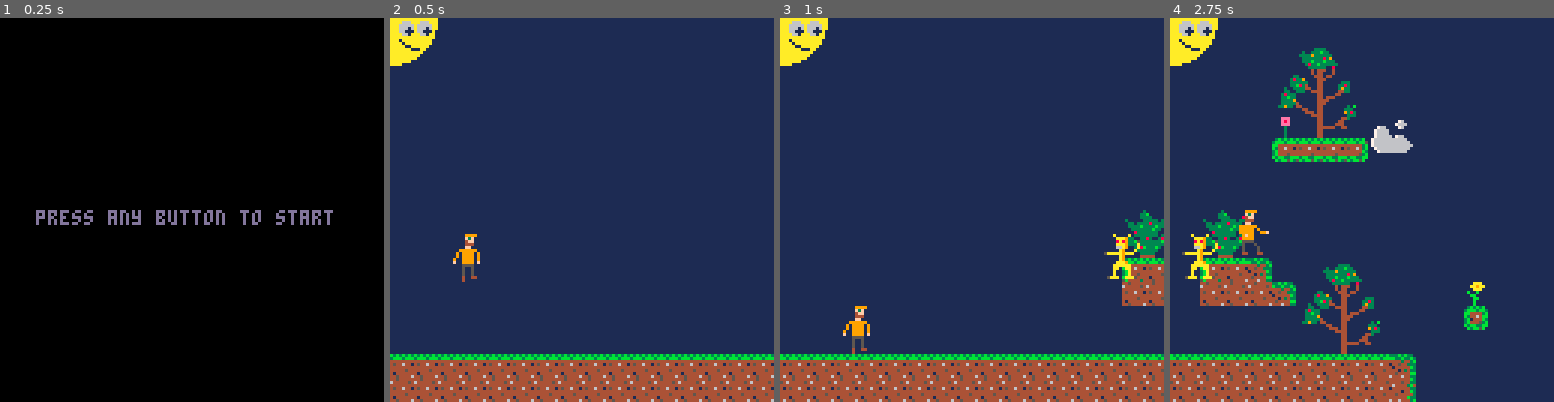
Above: before the commit, frames 1-4 (left to right).
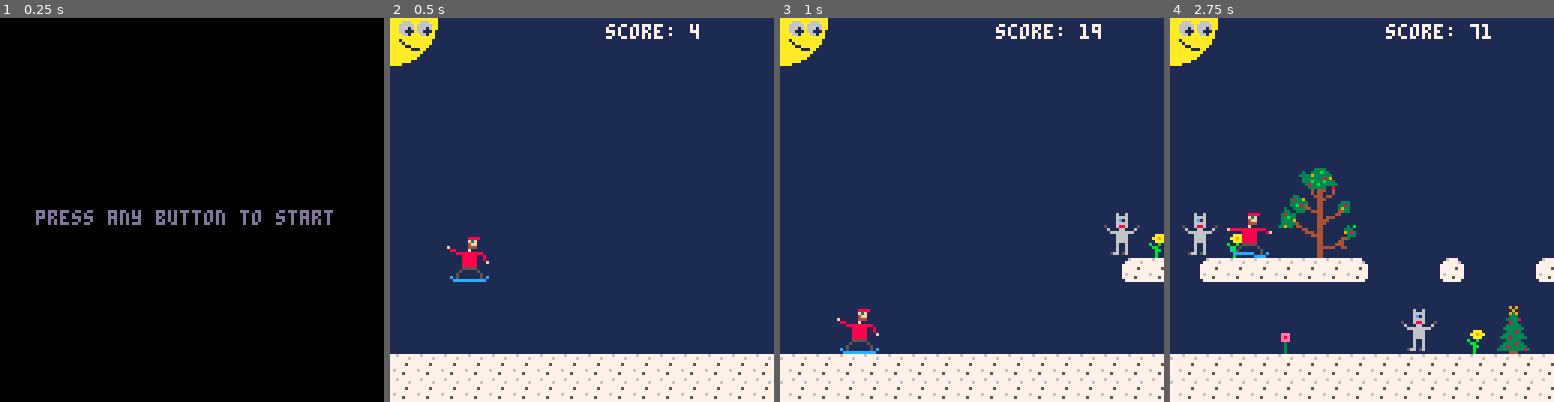
Above: after the commit, the same moments.

Repository: elennick/bksowa
Game: PICO-8 cartridge bksowa.p8
The game is run twice, just before and just after one commit, with the same random seed, the same clock (stepped at 60 frames per second) and the same inputs.
Inputs:
- Up to frame 1 (0.25 s): no input
- Up to frame 2 (0.5 s): tap X (X key) at 0.33 s
- Up to frame 3 (1 s): tap O (Z key) at 0.7 s
- Up to frame 4 (2.75 s): tap X (X key) at 1.07, 1.85 s; hold Right 1.6-2.1 s; tap O (Z key) at 1.7, 2.1, 2.5 s; hold Up 2.15-2.42 s; hold Right from 2.47 s (still down)

Frame 1 is identical in both runs. In frame 2, 13% of the frame differs, in the area x 0-100%, y 1-100%; in frame 3, 16%; in frame 4, 27%.

Commit message:
more stuff

Diff:
--- a/bksowa.p8
+++ b/bksowa.p8
@@ -6,6 +6,8 @@
   screen = 1  // game title
   //10 = gameplay
   //99 = game over
+
+  score = 0
 
   //levels
   l = {}
@@ -27,7 +29,7 @@
   l[2].esprite = 98
   cl = 1
 
-  start(1)
+  start(2)
 end
 
 function start(level)
@@ -143,6 +145,9 @@
 		     end
 		     placeenemies()
 	  		end
+
+	  		print("score: "..score, cx+70, l[cl].y+2, 7)
+	  		score += 1
 	  		camera(cx, l[cl].y)
   end
 end
@@ -282,12 +287,12 @@
 0000000000000000000000000000000000000000000000000000000000000000000000002728292a000000000000000000000000000000001202020202040000000000000000000000000000000000000000000000000000003738393a000d000000000000000000000000000000000000000000000000000000000000000000
 000000000000000000000000000000000000000b0c0000000000000000000000000000003738393a00000000000000000000000000000000000000000000000000000000000000000000000000000000000000000000000012020202020204000000000000000000000000000000000000000000000000000000000000000000
 000000000000000000000000000000000000001b1c0000000000000000000000000000120303030303040000000000000000000000000000000000000000000000000000000000000000000000000000000000000000000000000000000000000000000000000000000000000000000000000000000000000000000000000000
-00000000000000000000000000000000000000150313000708090a0000000000000000000000000000000000000708090a000000000000000000120400000000000000001d000d000000000000000000000000000000000000000000000000000000000000000000000000000000000000000000000000000000000000000000
-00000000000000000000000000000000000000050505131718191a0000000d00000000000000000000000000001718191a00000000000000000000000000000000000012020204000700000000000000000000000000240000000000000000000000000000000000000000000000000000000000000000000000000000000000
+00000000000000000000000000000000000000120313000708090a0000000000000000000000000000000000000708090a000000000000000000120400000000000000001d000d000000000000000000000000000000000000000000000000000000000000000000000000000000000000000000000000000000000000000000
+00000000000000000000000000000000000000001205131718191a0000000d00000000000000000000000000001718191a00000000000000000000000000000000000012020204000700000000000000000000000000240000000000000000000000000000000000000000000000000000000000000000000000000000000000
 00000000000000000000000000000000000000000000002728292a00000024000000000000000b0c00000000002728292a0000000000000000000000000b0c000000000000000000000000000000000b0c0000000000000000000000000000000000000000000b0c000000000000000000000000000000000000000000000000
 00000000000000000000000000000000000000000000003738393a00000000000000001d00001b1c000000001d3738393a0000001d0d0000000000000d1b1c000000000000000000000000001d00001b1c0000000000000000001d00000000000000000000001b1c000000000000000000000000000000000000000000000000
-03030303030303030303030303030303030303030303030303030313000000000000150303030303030303030303030303130000120400001503030303030303030303030303030400001203030303030303030303030303030303030303130000000d0015030303030303030303030303030303030303030303030303030303
-0505050505050505050505050505050505050505050505050505051400000000000025050505050505050505050505050514000000000000250505050505050505050505050505000000000505050505050505050505050505050505050514002400240025050505050505050505050505050505050505050505050505050505
+03030303030303030303030303030303030303030303030303030304000000000000120303030303030303030303030303040000120400001203030303030303030303030303030400001203030303030303030303030303030303030303040000000d0012030303030303030303030303030303030303030303030303030303
+0505050505050505050505050505050505050505050505050505050000000000000000050505050505050505050505050500000000000000000505050505050505050505050505000000000505050505050505050505050505050505050500002400240000050505050505050505050505050505050505050505050505050505
 0000000000000000000000000000000000000000000000000000000000000000000000000000000000000000000000000000000000000000000000000000000000000000000000000000000000000000000000000000000000000000000000000000000000000000000000000000000000000000000000000000000000000000
 0000000000000000000000000000000000000000000000000000000000000000000000000000000000000000000000000000000000000000000000000000000000000000000000000000000000000000000000000000000000000000000000000000000000000000000000000000000000000000000000000000000000000000
 0000000000000000000000000000000000000000000000000000000000000000000000000000000000000000000000000000000000000000000000000000000000000000000000000000000000000000000000000000000000000000000000000000000000000000000000000000000000000000000000000000000000000000
